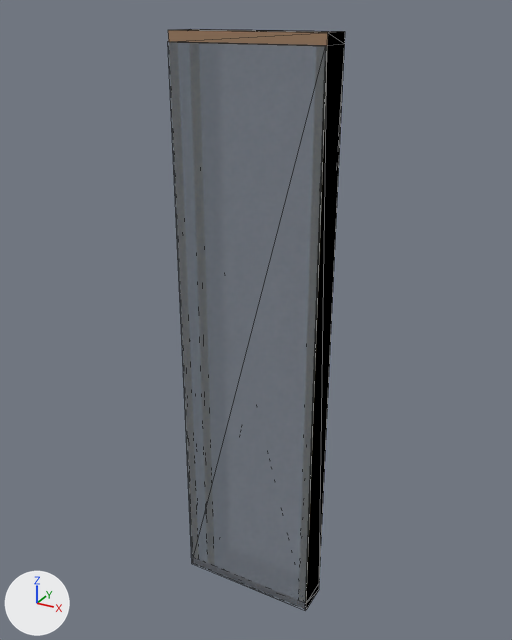
What one commit did to the glTF model panels/EX17_FF.glb.
One viewpoint serves both versions: a camera (50 mm lens) standing at (1.254, -2.26, 1.26) and looking at (-0.014, 0.046, 0.107). The axes (+X, +Y, +Z) are drawn at lower left. The lights are the same throughout. The picture after the commit comes second. Mesh edges are drawn as thin lines. Vertices at exactly the same position are counted once.

Before the edit, the objects in view are built like this:
```python
me_ex17_ff = bpy.data.meshes.new('EX17 FF')
me_ex17_ff.from_pydata(...)  # 64 vertices, 96 faces, 96 loose edges; spans x -0.3..0.3, y -0.07..0.07, z -1.19..1.19
# faces by material slot: [12, 12, 12, 12, 12, 24, 12]
me_ex17_ff.materials.append(mat_bottom_rail)  # brown #a28165
me_ex17_ff.materials.append(mat_top_rail)  # brown #a28165
me_ex17_ff.materials.append(mat_right_end_stud)  # beige #f6e5bc
me_ex17_ff.materials.append(mat_left_end_stud)  # beige #f6e5bc
me_ex17_ff.materials.append(mat_common_stud)  # beige #f6e5bc
me_ex17_ff.materials.append(mat_insulation)  # white #fceaea
me_ex17_ff.materials.append(mat_osb_external)  # grey #a2adbc
ob_ex17_ff = bpy.data.objects.new('EX17 FF', me_ex17_ff)
ob_ex17_ff.location = (0.0, 0.0, 0.0)
```
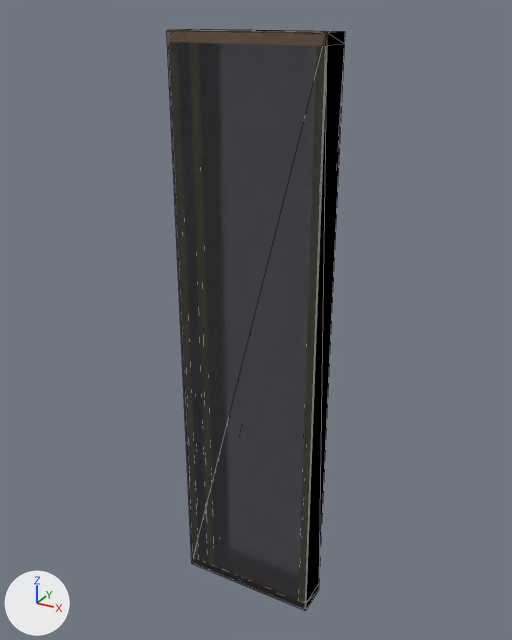
Where the change shows, as pixel boxes [x1, y1, x2, y2] in the pictures (512 x 640 px; the box of a moved part takes in the faces that stretch with it):
```json
{"part": 1, "of": "me_ex17_ff", "change": "moved or reshaped", "before": [167, 42, 327, 610], "after": [167, 31, 328, 610]}
```

Scene script edits in JSON lines:
```json
{"block": "me_ex17_ff", "where": "me_ex17_ff.from_pydata(...)  # 64 vertices, 96 faces, 96 loose edges; spans x -0.3..0.3, y -0.07..0.07, z -1.19..1.19"}
{"block": "me_ex17_ff", "where": "# used by ob_ex17_ff; location = (0.0, 0.0, 0.0)"}
{"block": "me_ex17_ff", "change": "me_ex17_ff part 1"}
{"op": "set", "path": "me_ex17_ff.vertices[57].co", "old": "(-0.3, -0.07, -1.19)", "new": "(0.3, -0.07, -1.19)", "note": "pixel (191, 563) -> pixel (305, 609)"}
{"op": "set", "path": "me_ex17_ff.vertices[58].co", "old": "(0.3, -0.07, -1.19)", "new": "(0.3, -0.07, 1.19)", "note": "pixel (305, 610) -> pixel (327, 33)"}
{"op": "set", "path": "me_ex17_ff.vertices[59].co", "old": "(0.3, -0.07, -1.19)", "new": "(-0.3, -0.07, 1.19)", "note": "pixel (305, 609) -> pixel (168, 30)"}
{"op": "set", "path": "me_ex17_ff.vertices[60].co", "old": "(0.3, -0.07, 1.15)", "new": "(-0.3, -0.07, -1.19)", "note": "pixel (325, 45) -> pixel (191, 563)"}
{"op": "set", "path": "me_ex17_ff.vertices[61].co", "old": "(0.3, -0.07, 1.15)", "new": "(-0.3, -0.07, 1.19)", "note": "pixel (327, 45) -> pixel (166, 30)"}
{"op": "set", "path": "me_ex17_ff.vertices[62].co", "old": "(-0.3, -0.07, 1.15)", "new": "(0.3, -0.07, 1.19)", "note": "pixel (167, 41) -> pixel (326, 33)"}
{"op": "set", "path": "me_ex17_ff.vertices[63].co", "old": "(-0.3, -0.07, 1.15)", "new": "(0.3, -0.07, -1.19)", "note": "pixel (168, 41) -> pixel (305, 610)"}
```
